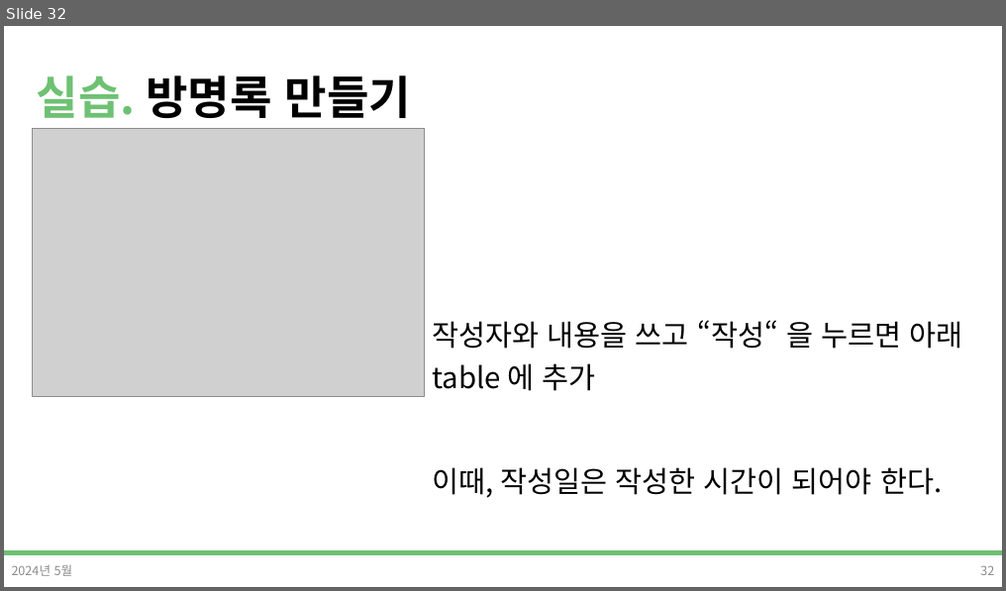
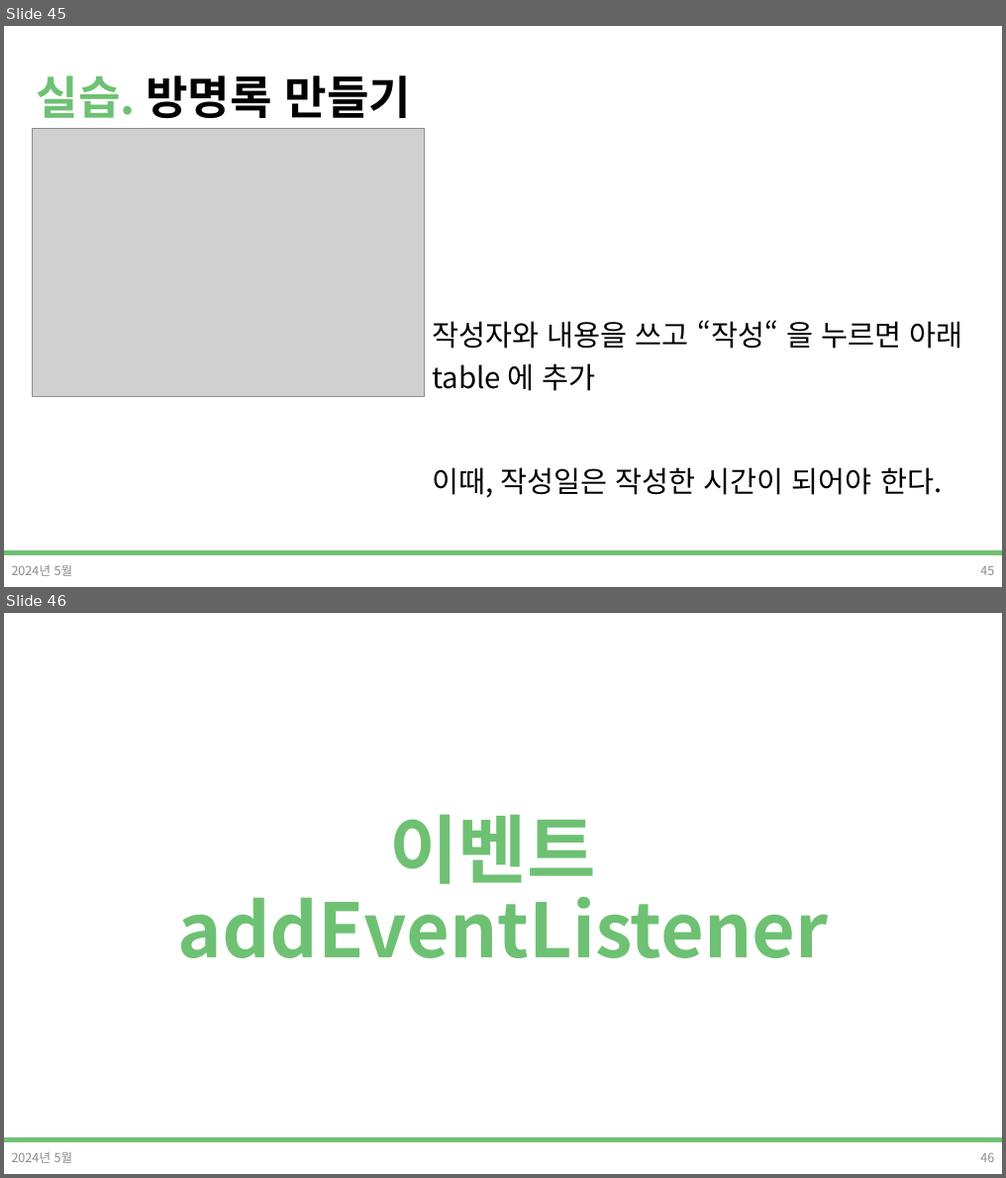
Before and after one commit to DevDamon0527/SeSAC_Yeongdeungpo_Campus_6th, a slide deck: material/[SeSAC_YDP_6] 04_2_Javascript_표준객체,DOM.pptx. Shown one above the other, each under a label of ours: slide 32 before the commit, slides 45 and 46 after it. The pictures are 1006x591 and 1006x1178 pixels, drawn with LibreOffice and Linux fonts; fonts in the diff are those of the drawing; grey boxes stand for pictures; background and template pictures are left out. Boxes give left, top, right and bottom in pixels: in the first picture for what was removed or moved away, otherwise in the second. Text is boxed around its words. In the diff, an @@ line names an element or a change of style, - is before the commit and + after.

```diff
--- a/material/[SeSAC_YDP_6] 04_2_Javascript_표준객체,DOM.pptx
+++ b/material/[SeSAC_YDP_6] 04_2_Javascript_표준객체,DOM.pptx
@@ slide 46 added at <box>4,613,1002,1174</box>, background #FFFFFF; not listed: 1 template element that a slide beside it also shows @@
@@ title added at <box>178,814,829,959</box>, 72 pt, text #6EC173, bold @@
+이벤트
+addEventListener
@@ text added at <box>12,1153,73,1163</box>, 12 pt, text #8C8C8C @@
+2024년 5월
@@ page number added at <box>980,1154,994,1162</box>, 12 pt, text #8C8C8C @@
+46
@@ what was slide 32 is now slide 45 @@
@@ page number at <box>980,567,994,575</box>: text changed @@
-32
+45
```
Also in this commit, not shown: 2 slides changed, 16 other slides added, 7 other files.
